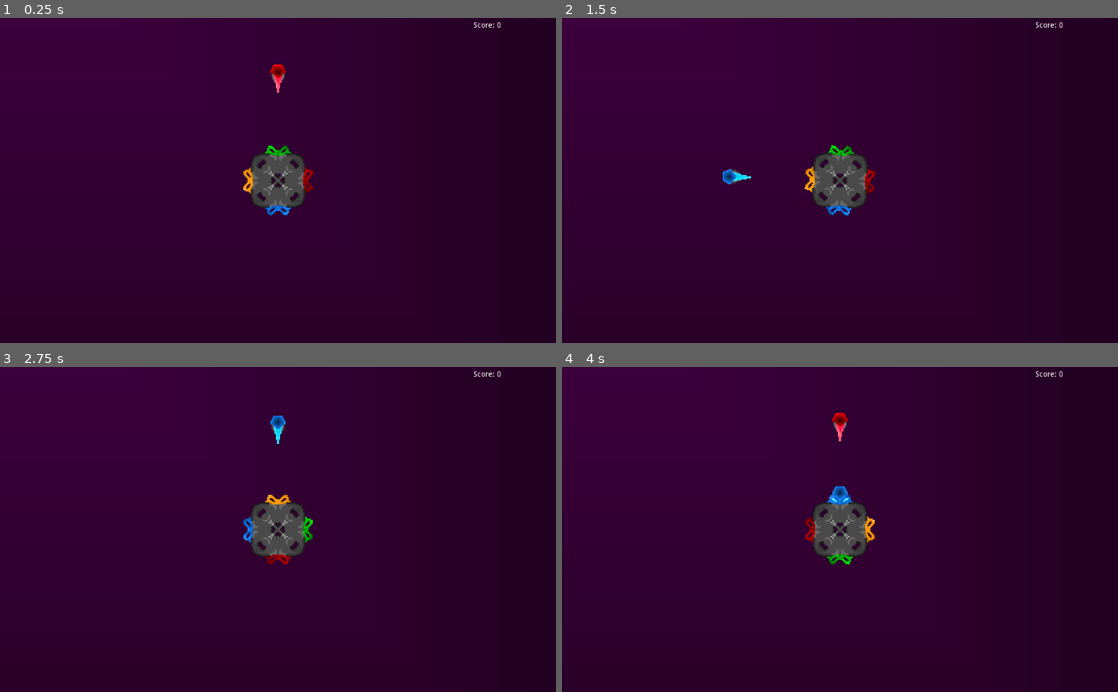
Above: before the commit, frames 1-4 (two rows, left to right).
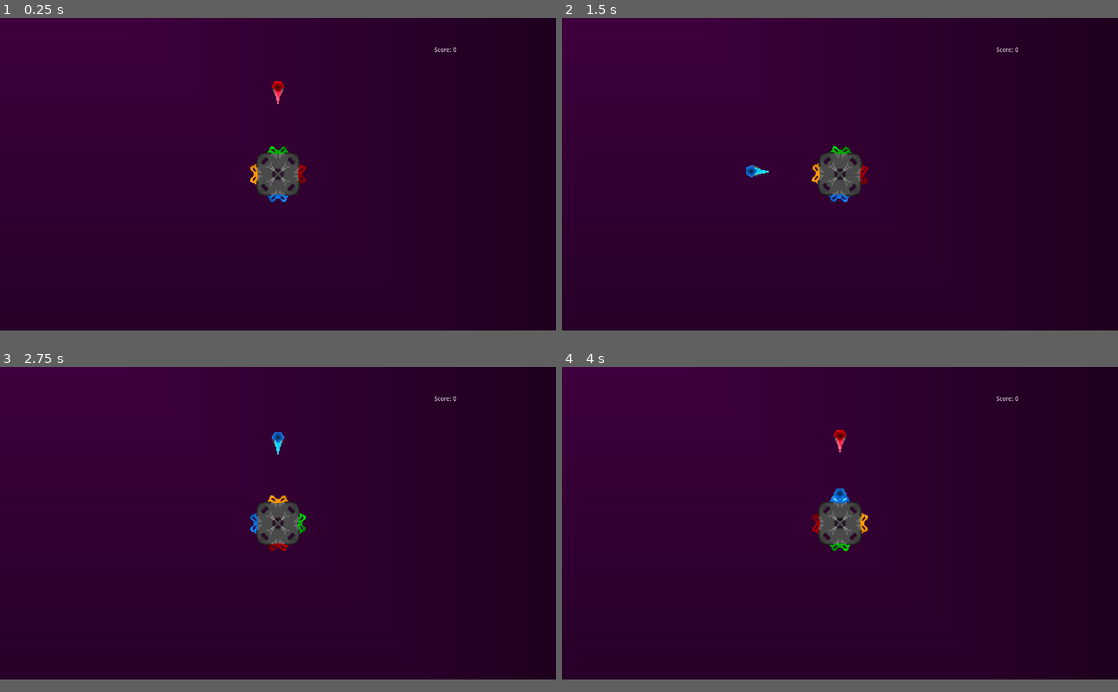
Above: after the commit, the same moments.

Repository: KeatonMueller/polymonous
Game: Godot game, scene res://Scenes/Main/MainScene.tscn
The game is run twice, just before and just after one commit, with the same random seed, the same clock (stepped at 60 frames per second) and the same inputs. After the commit the project has no main scene; this scene is started directly in both runs.
Inputs:
- Up to frame 1 (0.25 s): no input
- Up to frame 2 (1.5 s): tap Enter (new_game) at 0.5, 1.35 s; hold Right (rot_right) 0.53-1.28 s; tap S (drop) at 0.6 s; tap Space at 1.25 s; hold Left (rot_left) from 1.28 s (still down)
- Up to frame 3 (2.75 s): release Left (rot_left) at 2.03 s; hold Right (rot_right) from 2.03 s (still down); tap S (drop) at 2.1 s
- Up to frame 4 (4 s): tap Enter (new_game) at 2.85 s; release Right (rot_right) at 3.53 s; hold Left (rot_left) from 3.53 s (still down); tap S (drop) at 3.6 s
In our replay, the window is 800x468 before the commit and 800x450 after it. These sizes can differ from the game's own. Grey fills any space a smaller window leaves; there, only what the larger window draws over its background counts as a difference.

The runs differ from the first frame. In frame 1, 1.5% of the frame differs, in the area x 43-91%, y 1-61%; in frame 2, 1.5%; in frame 3, 1.5%; in frame 4, 1.5%.

Commit message:
add basic title screen

Diff:
--- a/project.godot
+++ b/project.godot
@@ -16,11 +16,13 @@
 [application]
 
 config/name="Polymonous"
-run/main_scene="res://Scenes/Main/MainScene.tscn"
+run/main_scene="res://Scenes/Title/TitleScreen.tscn"
 config/icon="res://icon.png"
 
 [display]
 
+window/size/width=1280
+window/size/height=720
 window/stretch/mode="viewport"
 window/stretch/aspect="expand"
 
